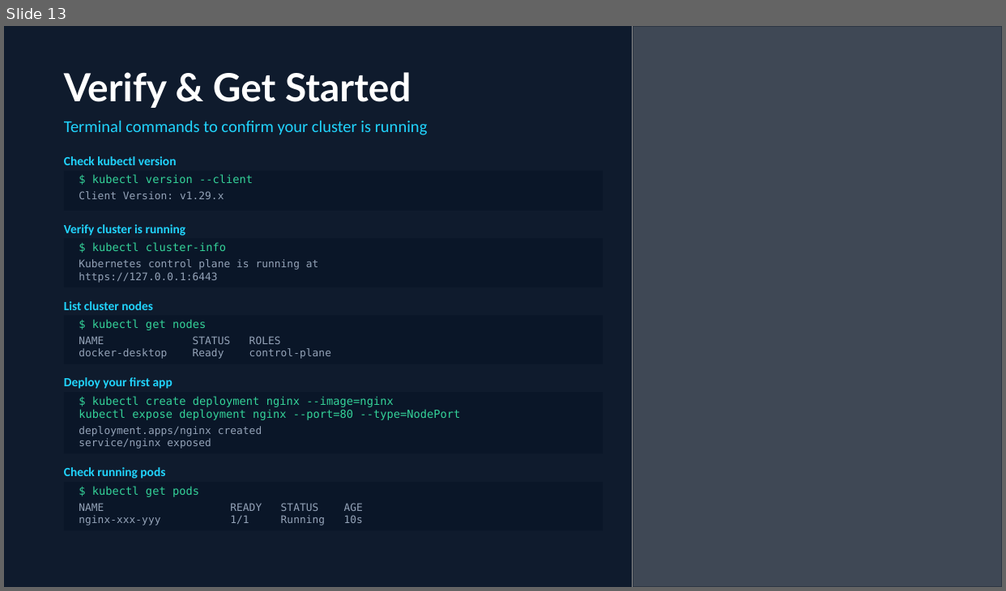
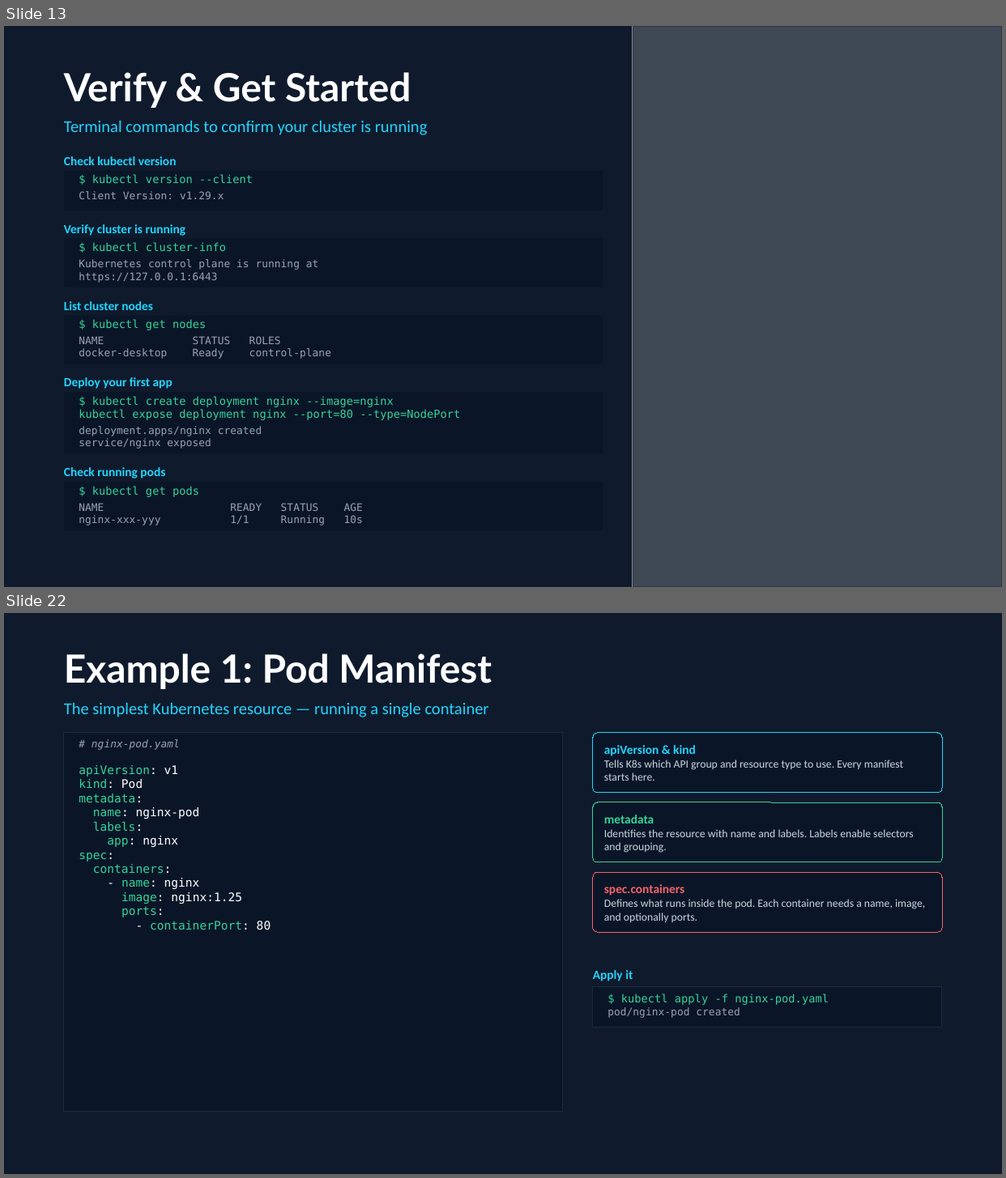
Before and after one commit to atul-matkawala-232/DevOps-Material, a slide deck: 21.kubernetes/Kubernetes.pptx. Shown one above the other, each under a label of ours: slide 13 before the commit, slides 13 and 22 after it; the slides between them are not shown. The pictures are 1006x591 and 1006x1178 pixels, drawn with LibreOffice and Linux fonts; fonts in the diff are those of the drawing; grey boxes stand for pictures. Boxes give left, top, right and bottom in pixels: in the first picture for what was removed or moved away, otherwise in the second. Text is boxed around its words. In the diff, an @@ line names an element or a change of style, - is before the commit and + after.

Commit message:
Updated Kubernetes PPT

```diff
--- a/21.kubernetes/Kubernetes.pptx
+++ b/21.kubernetes/Kubernetes.pptx
@@ slide 22 added at box(4, 613, 1002, 1174), background #0F1B2D @@
@@ text added at box(64, 653, 492, 689), 28 pt, text #FFFFFF, bold @@
+Example 1: Pod Manifest
@@ text added at box(64, 702, 489, 717), 12 pt, text #21D4FD @@
+The simplest Kubernetes resource — running a single container
@@ rectangle added at box(64, 733, 563, 1112), fill #0A1628, outline #1A2A44 0.75 pt @@
@@ rounded rectangle added at box(593, 733, 942, 793), fill #0A1628, outline #21D4FD 0.75 pt, 8 pt, text #CBD5E1 @@
+apiVersion & kind
+Tells K8s which API group and resource type to use. Every manifest starts here.
@@ text added at box(91, 739, 180, 750), 7.5 pt, text #94A3B8, italic @@
+# nginx-pod.yaml
@@ text added at box(79, 765, 271, 931), 8.5 pt, text #34D399 @@
+apiVersion: v1
+kind: Pod
+metadata:
+name: nginx-pod
+labels:
+app: nginx
+spec:
+containers:
+- name: nginx
+image: nginx:1.25
+ports:
+- containerPort: 80
@@ rounded rectangle added at box(593, 803, 942, 862), fill #0A1628, outline #34D399 0.75 pt, 8 pt, text #CBD5E1 @@
+metadata
+Identifies the resource with name and labels. Labels enable selectors and grouping.
@@ rounded rectangle added at box(593, 872, 942, 932), fill #0A1628, outline #F96167 0.75 pt, 8 pt, text #CBD5E1 @@
+spec.containers
+Defines what runs inside the pod. Each container needs a name, image, and optionally ports.
@@ text added at box(593, 970, 633, 982), 9 pt, text #21D4FD, bold @@
+Apply it
@@ rectangle added at box(593, 987, 942, 1027), fill #0A1628, outline #1A2A44 0.75 pt @@
@@ text added at box(607, 994, 829, 1018), 8 pt, text #34D399 @@
+$ kubectl apply -f nginx-pod.yaml
+pod/nginx-pod created
```
Also in this commit, not shown: 21 other slides added, 1 slide removed, 6 other files.
